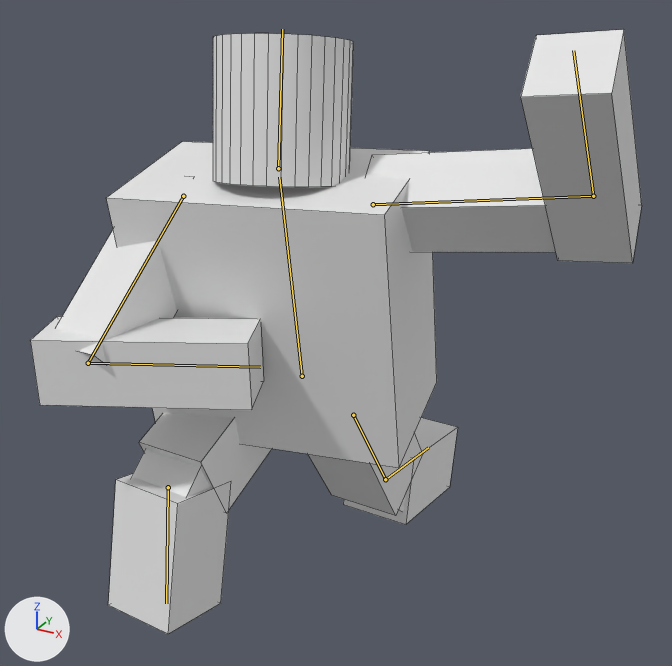
The FBX model Animation/animated/throw_variations/SK_person_throwing-3.fbx, before and after one commit.
Camera for both pictures: a camera (50 mm lens) standing at (6.41, -11.8, 10.49) and looking at (0.11, -0.34, 4.76). The lights are fixed; the arrows at lower left show +X, +Y and +Z. Both versions are drawn at frame 42 of the action 'Armature.002|Armature.002Action'; the numbers are the values there. The bones that change are drawn over the model as lines. Mesh edges are drawn as thin lines.
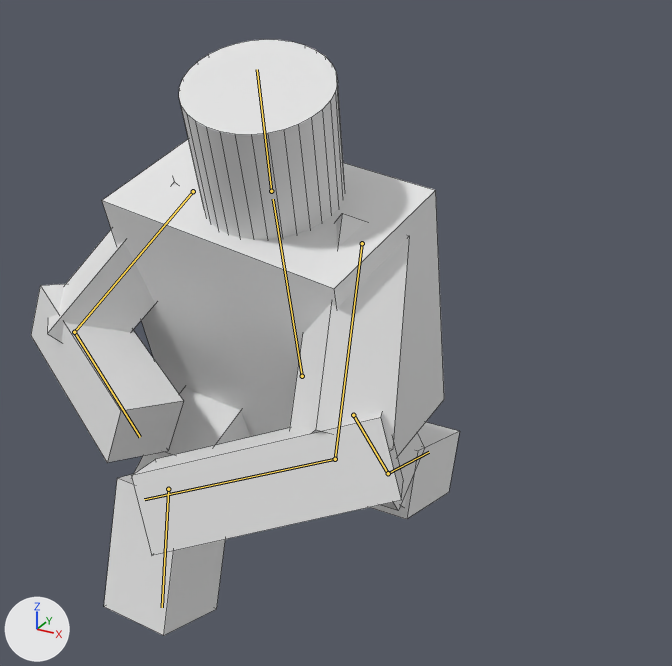
Changed parts and their boxes (x1, y1, x2, y2) in the pictures (672 x 666 px):
'Cube.003', posed
    before: (106, 142, 437, 468)
    after: (102, 139, 444, 457)
'Cube.005', posed (124% wider, 38% shorter)
    before: (521, 30, 642, 263)
    after: (131, 412, 403, 555)
'Cylinder', posed
    before: (213, 33, 354, 187)
    after: (179, 40, 345, 239)
'Cube.006', posed
    before: (366, 149, 556, 252)
    after: (290, 213, 409, 450)
'Cube.009', posed (35% narrower, 89% taller)
    before: (30, 316, 264, 410)
    after: (31, 284, 183, 463)
'Cube.013', posed
    before: (108, 474, 231, 634)
    after: (104, 474, 225, 636)
'Cube.007', posed
    before: (56, 230, 177, 364)
    after: (47, 179, 176, 343)
'Cube.004', posed
    before: (139, 413, 272, 513)
    after: (155, 388, 250, 457)
'Cube.002', posed
    before: (343, 418, 458, 525)
    after: (370, 422, 459, 519)
bone 'Body', root to tip
    before: (302, 376) to (279, 177)
    after: (302, 376) to (273, 199)
bone 'Head', root to tip
    before: (278, 168) to (282, 29)
    after: (271, 191) to (257, 69)
bone 'arm-left-1', root to tip
    before: (183, 196) to (88, 363)
    after: (193, 191) to (74, 332)
bone 'arm-left-2', root to tip
    before: (88, 363) to (260, 367)
    after: (74, 332) to (140, 437)
bone 'arm-right-1', root to tip
    before: (373, 204) to (593, 196)
    after: (362, 243) to (335, 459)
bone 'arm-right-2', root to tip
    before: (593, 196) to (573, 50)
    after: (335, 459) to (144, 499)
bone 'leg-left-2', root to tip
    before: (168, 487) to (166, 603)
    after: (168, 489) to (162, 607)
bone 'leg-right-1', root to tip
    before: (353, 415) to (385, 479)
    after: (353, 415) to (388, 473)
bone 'leg-right-2', root to tip
    before: (385, 479) to (428, 447)
    after: (388, 473) to (429, 452)

What changed in the scene script:
```text
Change bone_body:
    where bone_body = bpy.data.objects['Armature.002'].pose.bones['Body']
    bone_body.rotation_quaternion: (0.994, 0.072, 0.082, 0.015) -> (0.983, 0.164, -0.069, -0.044)  # degrees (8, 9, 2) -> degrees (19, -7, -6)
Change bone_head:
    where bone_head = bpy.data.objects['Armature.002'].pose.bones['Head']  # child of 'Body'
    bone_head.rotation_quaternion: (0.986, -0.165, -0.001, 0.0) -> (0.997, 0.041, 0.002, -0.058)  # degrees (-19, 0, 0) -> degrees (5, 1, -7)
Change bone_arm_left_1:
    where bone_arm_left_1 = bpy.data.objects['Armature.002'].pose.bones['arm-left-1']  # child of 'Body'
    bone_arm_left_1.rotation_quaternion: (0.433, 0.612, -0.646, -0.145) -> (-0.552, -0.536, 0.638, -0.016)  # degrees (129, -22, -82) -> degrees (124, -46, -74)
Change bone_arm_left_2:
    where bone_arm_left_2 = bpy.data.objects['Armature.002'].pose.bones['arm-left-2']  # child of 'arm-left-1'
    bone_arm_left_2.rotation_quaternion: (-0.477, 0.041, 0.31, 0.821) -> (0.497, -0.128, -0.467, -0.72)  # degrees (30, -21, -125) -> degrees (46, -41, -128)
Change bone_arm_right_1:
    where bone_arm_right_1 = bpy.data.objects['Armature.002'].pose.bones['arm-right-1']  # child of 'Body'
    bone_arm_right_1.rotation_quaternion: (-0.237, -0.068, 0.969, 0.004) -> (-0.834, -0.439, 0.143, 0.301)  # degrees (-3, -153, 9) -> degrees (55, 2, -39)
Change bone_arm_right_2:
    where bone_arm_right_2 = bpy.data.objects['Armature.002'].pose.bones['arm-right-2']  # child of 'arm-right-1'
    bone_arm_right_2.rotation_quaternion: (-0.492, 0.53, 0.521, 0.453) -> (0.571, 0.085, -0.554, -0.6)  # degrees (25, -97, -114) -> degrees (64, -32, -113)
Change bone_leg_left_2:
    where bone_leg_left_2 = bpy.data.objects['Armature.002'].pose.bones['leg-left-2']  # child of 'leg-left-1'
    bone_leg_left_2.rotation_quaternion: (0.886, 0.455, 0.012, 0.082) -> (0.903, 0.423, 0.012, 0.074)  # degrees (54, -3, 9) -> degrees (50, -2, 8)
Change bone_leg_right_1:
    where bone_leg_right_1 = bpy.data.objects['Armature.002'].pose.bones['leg-right-1']  # child of 'Body.001'
    bone_leg_right_1.rotation_quaternion: (0.96, 0.274, 0.007, 0.058) -> (0.952, 0.299, 0.008, 0.063)  # degrees (32, -1, 7) -> degrees (35, -1, 7)
Change bone_leg_right_2:
    where bone_leg_right_2 = bpy.data.objects['Armature.002'].pose.bones['leg-right-2']  # child of 'leg-right-1'
    bone_leg_right_2.rotation_quaternion: (0.919, 0.386, -0.002, 0.084) -> (0.946, 0.316, -0.002, 0.069)  # degrees (45, -4, 9) -> degrees (37, -3, 7)
```
